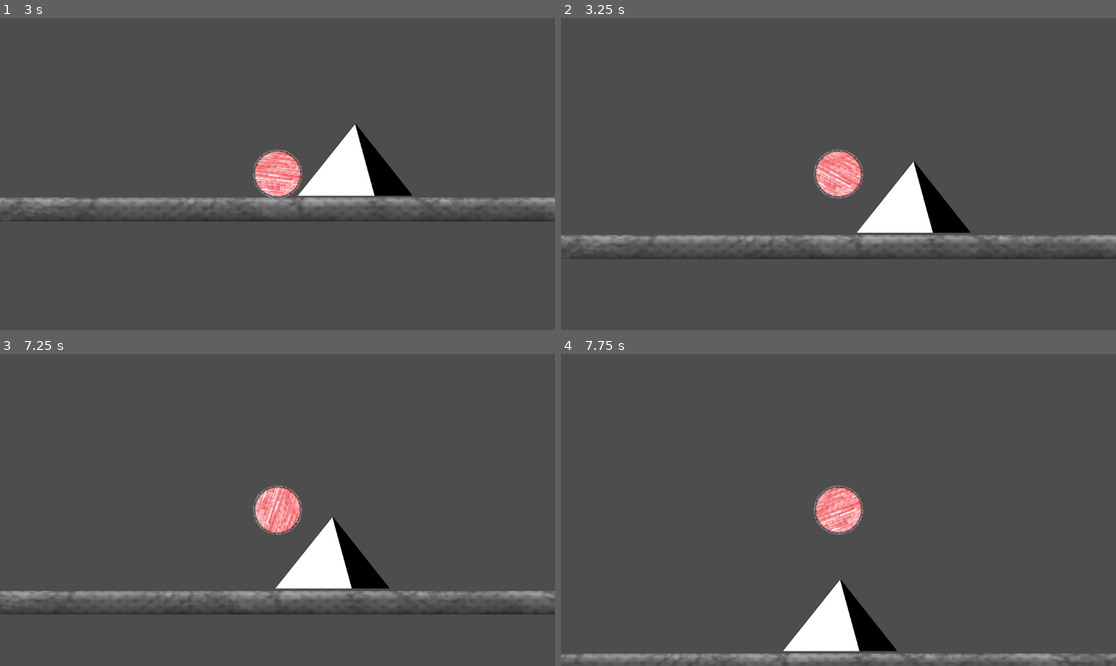
Above: before the commit, frames 1-4 (two rows, left to right).
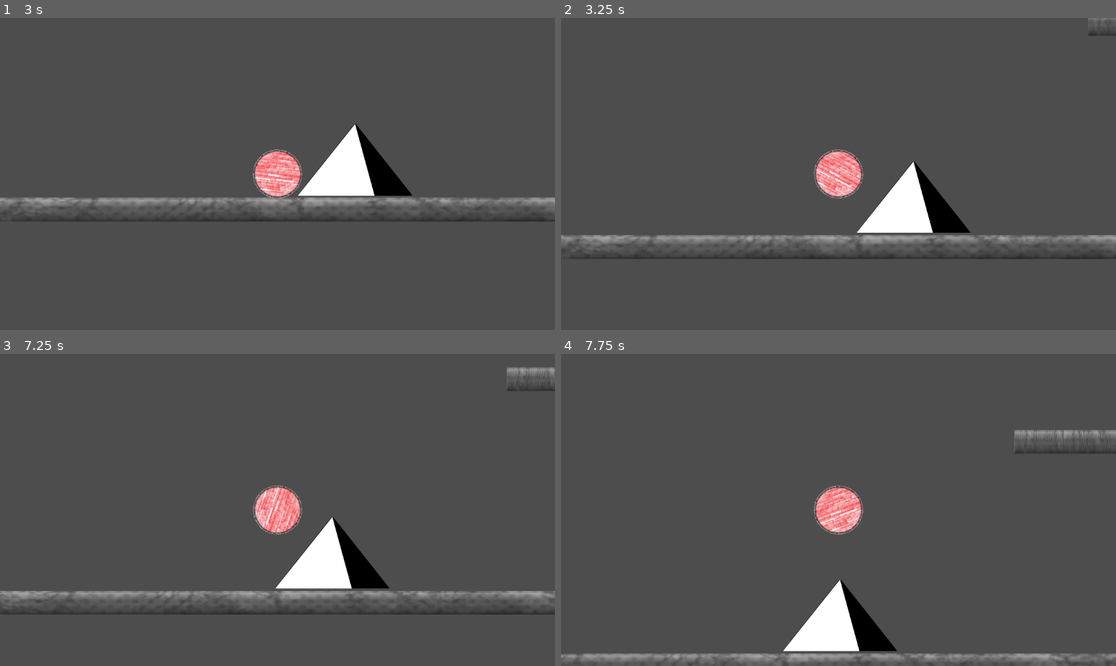
Above: after the commit, the same moments.

Repository: Cicadaware/Basic-Side-Scroller
Game: Godot game, scene res://node_2d.tscn
The game is run twice, just before and just after one commit, with the same random seed, the same clock (stepped at 60 frames per second) and the same inputs.
Inputs:
- Up to frame 1 (3 s): tap Enter (ui_accept) at 0.5, 0.77, 1.52 s; hold Right (ui_right) 0.53-2.03 s; hold Left (ui_left) from 2.03 s (still down)
- Up to frame 2 (3.25 s): keep holding Left (ui_left); tap Enter (ui_accept) at 3.02 s
- Up to frame 3 (7.25 s): tap Enter (ui_accept) at 3.77, 4.52, 6.02, 6.77 s; release Left (ui_left) at 4.28 s; hold Right (ui_right) from 4.28 s (still down)
- Up to frame 4 (7.75 s): keep holding Right (ui_right); tap Enter (ui_accept) at 7.52 s

Frame 1 is identical in both runs. In frame 2, less than 0.1% of the frame differs, in the area x 94-100%, y 0-6%; in frame 3, 0.2%; in frame 4, 0.5%, in the area x 81-100%, y 24-32%.

Commit message:
update jumping mechanic

Diff:
--- a/node_2d.tscn
+++ b/node_2d.tscn
@@ -6,6 +6,9 @@
 [ext_resource type="Texture2D" uid="uid://r0p0dlhdxsg" path="res://resources/triangle.png" id="4_0hol4"]
 
 [sub_resource type="CircleShape2D" id="CircleShape2D_epypp"]
+
+[sub_resource type="RectangleShape2D" id="RectangleShape2D_0hol4"]
+size = Vector2(3.8, 50.5)
 
 [sub_resource type="RectangleShape2D" id="RectangleShape2D_q6r6c"]
 size = Vector2(128, 128)
@@ -24,14 +27,16 @@
 scale = Vector2(5, 5)
 shape = SubResource("CircleShape2D_epypp")
 
-[node name="FloorRay" type="RayCast2D" parent="Player"]
-exclude_parent = false
-target_position = Vector2(0, 100)
-collide_with_areas = true
+[node name="FloorArea" type="Area2D" parent="Player"]
+scale = Vector2(25, 1)
+
+[node name="CollisionShape2D" type="CollisionShape2D" parent="Player/FloorArea"]
+position = Vector2(-0.0400003, 41)
+shape = SubResource("RectangleShape2D_0hol4")
 
 [node name="Camera2D" type="Camera2D" parent="Player"]
 
-[node name="Ground" type="StaticBody2D" parent="."]
+[node name="Ground" type="StaticBody2D" parent="." groups=["Ground"]]
 position = Vector2(618, 27)
 scale = Vector2(15.296, 0.383178)
 
@@ -44,7 +49,7 @@
 position = Vector2(5, 3)
 shape = SubResource("RectangleShape2D_q6r6c")
 
-[node name="Ground3" type="StaticBody2D" parent="."]
+[node name="Ground3" type="StaticBody2D" parent="." groups=["Ground"]]
 position = Vector2(641, -54)
 scale = Vector2(-3.41823, 0.805953)
 
@@ -58,7 +63,7 @@
 scale = Vector2(19.8316, 24.7876)
 polygon = PackedVector2Array(2.79994, 3.67267, 1.98265, 0.369649, 0.884191, -4.06972, -1.00208, 3.67267)
 
-[node name="Ground4" type="StaticBody2D" parent="."]
+[node name="Ground4" type="StaticBody2D" parent="." groups=["Ground"]]
 position = Vector2(1533, -217)
 scale = Vector2(2, 0.383)
 
@@ -71,8 +76,8 @@
 position = Vector2(5, 3)
 shape = SubResource("RectangleShape2D_q6r6c")
 
-[node name="Ground5" type="StaticBody2D" parent="."]
-position = Vector2(1533, -481)
+[node name="Ground5" type="StaticBody2D" parent="." groups=["Ground"]]
+position = Vector2(1090, -437)
 scale = Vector2(2, 0.383)
 
 [node name="Sprite2D" type="Sprite2D" parent="Ground5"]
@@ -84,8 +89,8 @@
 position = Vector2(5, 3)
 shape = SubResource("RectangleShape2D_q6r6c")
 
-[node name="Ground6" type="StaticBody2D" parent="."]
-position = Vector2(1117, -762)
+[node name="Ground6" type="StaticBody2D" parent="." groups=["Ground"]]
+position = Vector2(1428, -683)
 scale = Vector2(2, 0.383)
 
 [node name="Sprite2D" type="Sprite2D" parent="Ground6"]
@@ -97,8 +102,8 @@
 position = Vector2(5, 3)
 shape = SubResource("RectangleShape2D_q6r6c")
 
-[node name="Ground7" type="StaticBody2D" parent="."]
-position = Vector2(1532, -1062)
+[node name="Ground7" type="StaticBody2D" parent="." groups=["Ground"]]
+position = Vector2(1041, -965)
 scale = Vector2(2, 0.383)
 
 [node name="Sprite2D" type="Sprite2D" parent="Ground7"]
@@ -110,8 +115,8 @@
 position = Vector2(5, 3)
 shape = SubResource("RectangleShape2D_q6r6c")
 
-[node name="Ground8" type="StaticBody2D" parent="."]
-position = Vector2(1742, -1205)
+[node name="Ground8" type="StaticBody2D" parent="." groups=["Ground"]]
+position = Vector2(1483, -1203)
 scale = Vector2(2, 0.383)
 
 [node name="Sprite2D" type="Sprite2D" parent="Ground8"]
@@ -136,3 +141,5 @@
 [node name="CollisionShape2D" type="CollisionShape2D" parent="Ground2"]
 position = Vector2(5, 3)
 shape = SubResource("RectangleShape2D_q6r6c")
+
+[connection signal="body_entered" from="Player/FloorArea" to="Player" method="_on_floor_area_body_entered"]
--- a/player.gd
+++ b/player.gd
@@ -1,30 +1,38 @@
 extends RigidBody2D
 
-const SPEED = 400.0
+# === Constants ===
+const SPEED      = 400.0
 const JUMP_FORCE = 500.0
-const MAX_JUMPS = 2
+const MAX_JUMPS  = 2
 
-var jumps_left = MAX_JUMPS
-var was_on_floor = false
+# === Variables ===
+var jumps_left: int = MAX_JUMPS
+var on_floor: bool = false
+var was_on_floor: bool = false
 
-func _physics_process(delta):
+func _physics_process(delta: float) -> void:
+	# --- Horizontal movement ---
 	var input_dir = Input.get_axis("ui_left", "ui_right")
 	apply_central_impulse(Vector2(input_dir * SPEED * delta, 0))
 
-	# Check floor
-	var on_floor = $FloorRay.is_colliding()
+	# --- Check floor using overlaps ---
+	on_floor = false
+	for body in $FloorArea.get_overlapping_bodies():
+		if body.is_in_group("Ground"):
+			on_floor = true
+			break
 
-	# Reset jumps only when landing
+	# Reset jumps when landing (transition air → floor)
 	if on_floor and not was_on_floor:
 		jumps_left = MAX_JUMPS
 
 	was_on_floor = on_floor
 
-	# Jump
+	# --- Jump ---
 	if Input.is_action_just_pressed("ui_accept") and jumps_left > 0:
 		apply_central_impulse(Vector2(0, -JUMP_FORCE))
 		jumps_left -= 1
 
-	# Rotate sprite based on horizontal speed
+	# --- Rotate sprite for rolling effect ---
 	if $Sprite2D:
 		$Sprite2D.rotation += linear_velocity.x * delta / 50
--- a/project.godot
+++ b/project.godot
@@ -14,6 +14,10 @@
 run/main_scene="res://node_2d.tscn"
 config/features=PackedStringArray("4.4", "Forward Plus")
 config/icon="res://icon.svg"
+
+[global_group]
+
+Ground=""
 
 [input]
 
Not shown: 1 places in node_2d.tscn that only renumber resources
